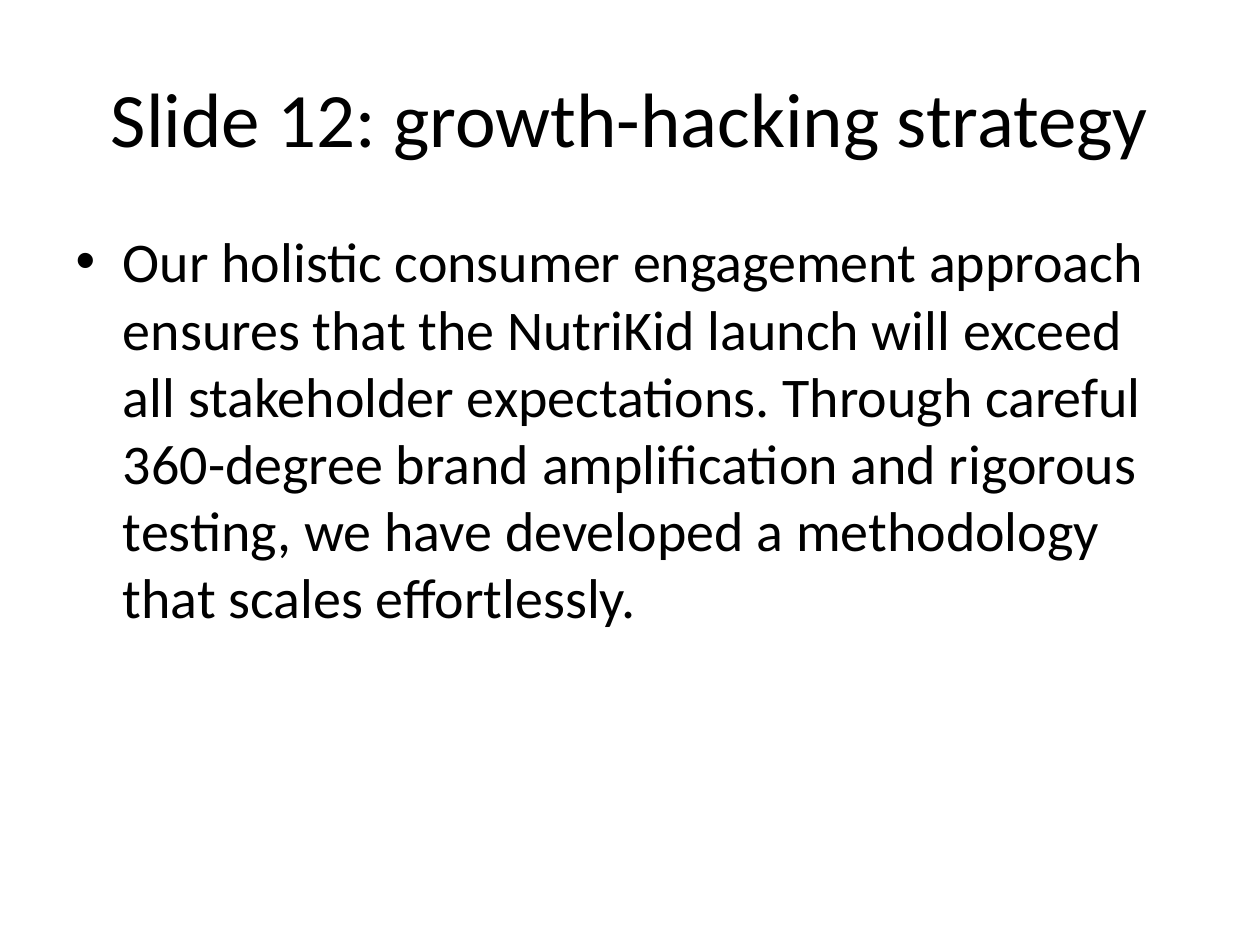
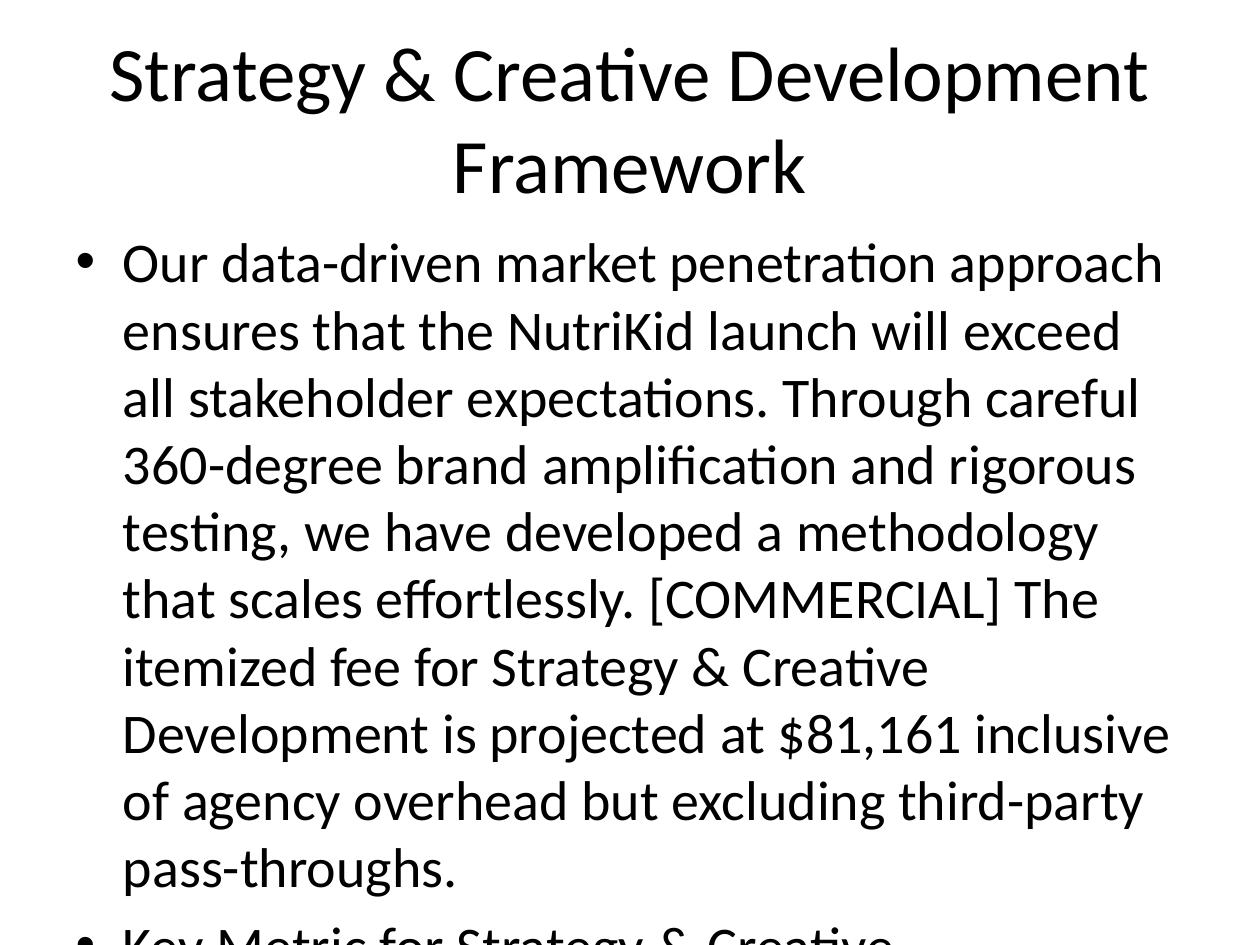
Before and after one commit to Abhilash76/aerchain-procurement, a slide deck: slide 2 of Vendor documents/Global_Marketing_Deck.pptx (slide 13 before the commit). Drawn at 1260x945 pixels with LibreOffice and Linux fonts; fonts in the diff are those of the drawing. Boxes give left, top, right and bottom in pixels: in the first picture for what was removed or moved away, otherwise in the second. Text is boxed around its words. In the diff, an @@ line names an element or a change of style, - is before the commit and + after.

```diff
--- a/Vendor documents/Global_Marketing_Deck.pptx
+++ b/Vendor documents/Global_Marketing_Deck.pptx
@@ title at [109,47,1149,194]: text changed @@
-Slide 12: growth-hacking strategy
+Strategy & Creative Development Framework
@@ text at [123,243,1170,830]: text changed @@
-• Our holistic consumer engagement approach ensures that the NutriKid launch will exceed all stakeholder expectations. Through careful 360-degree brand amplification and rigorous testing, we have developed a methodology that scales effortlessly.
+• Our data-driven market penetration approach ensures that the NutriKid launch will exceed all stakeholder expectations. Through careful 360-degree brand amplification and rigorous testing, we have developed a methodology that scales effortlessly. [COMMERCIAL] The itemized fee for Strategy & Creative Development is projected at $81,161 inclusive of agency overhead but excluding third-party pass-throughs.
+• Key Metric for Strategy & Creative Development: 92% confidence interval.
```
Also in this commit, not shown: 6 other slides changed, 1 slide added, 34 slides removed, 7 other files.
